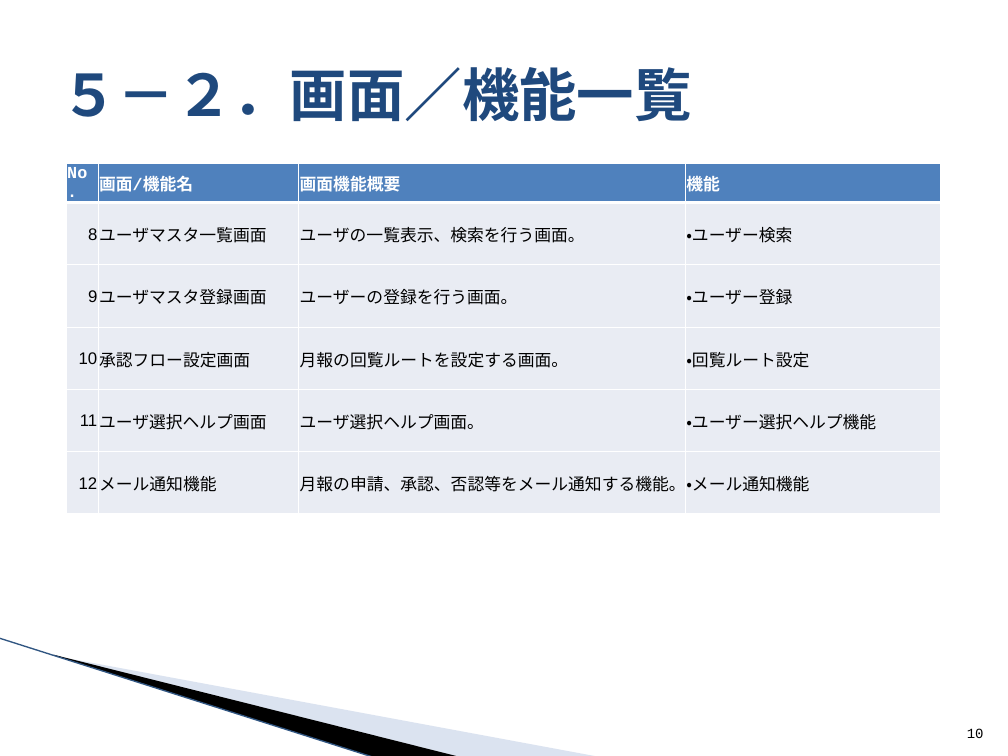
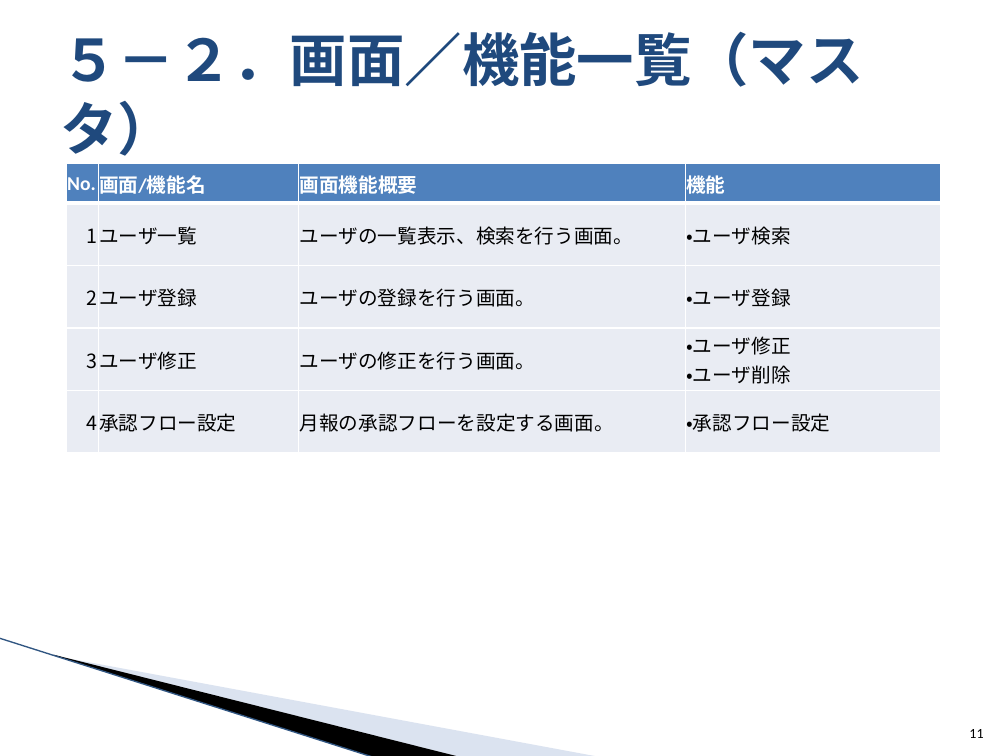
Before and after one commit to around7days/AppFreeMemo, a slide deck: slide 11 of 月報管理システム 提案資料.pptx (slide 10 before the commit). Drawn at 1008x756 pixels with LibreOffice and Linux fonts; fonts in the diff are those of the drawing; background and template pictures are left out. Boxes give left, top, right and bottom in pixels: in the first picture for what was removed or moved away, otherwise in the second. Text is boxed around its words. In the diff, an @@ line names an element or a change of style, - is before the commit and + after.

```diff
--- a/月報管理システム 提案資料.pptx
+++ b/月報管理システム 提案資料.pptx
@@ title at box(60, 31, 863, 165): text changed; font Courier New to Cambria @@
-５－２．画面／機能一覧
+５－２．画面／機能一覧（マスタ）
@@ table at box(67, 163, 941, 453) @@
-row 2: 8 | ユーザマスタ一覧画面 | ユーザの一覧表示、検索を行う画面。 | ・ユーザー検索
-row 3: 9 | ユーザマスタ登録画面 | ユーザーの登録を行う画面。 | ・ユーザー登録
-row 4: 10 | 承認フロー設定画面 | 月報の回覧ルートを設定する画面。 | ・回覧ルート設定
-row 5: 11 | ユーザ選択ヘルプ画面 | ユーザ選択ヘルプ画面。 | ・ユーザー選択ヘルプ機能
-row 6: 12 | メール通知機能 | 月報の申請、承認、否認等をメール通知する機能。 | ・メール通知機能
+row 2: 1 | ユーザ一覧 | ユーザの一覧表示、検索を行う画面。 | ・ユーザ検索
+row 3: 2 | ユーザ登録 | ユーザの登録を行う画面。 | ・ユーザ登録
+row 4: 3 | ユーザ修正 | ユーザの修正を行う画面。 | ・ユーザ修正 / ・ユーザ削除
+row 5: 4 | 承認フロー設定 | 月報の承認フローを設定する画面。 | ・承認フロー設定
@@ page number at box(969, 729, 983, 738): text changed; font Courier New to Calibri @@
-10
+11
```
Also in this commit, not shown: 9 other slides changed, 3 slides added, 2 slides removed.
